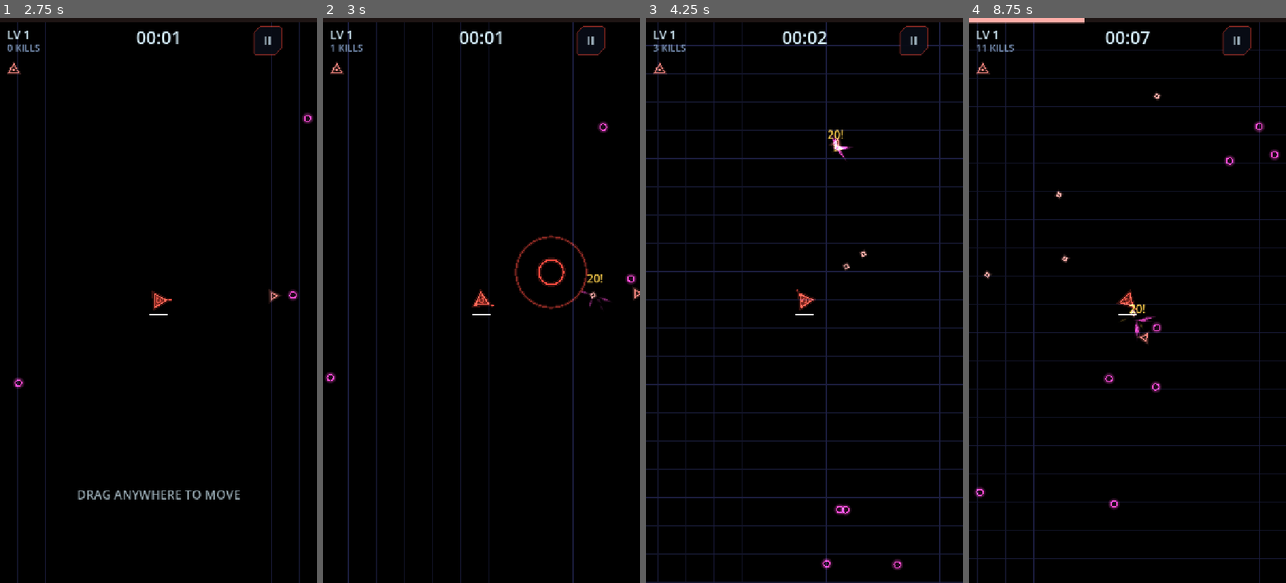
Above: before the commit, frames 1-4 (left to right).
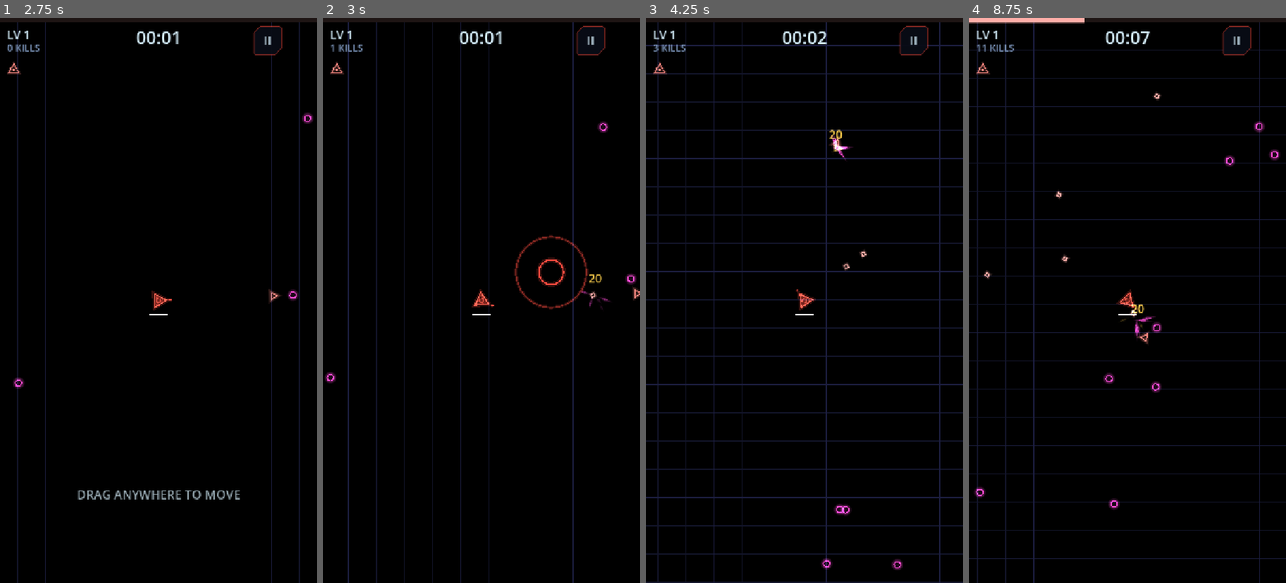
Above: after the commit, the same moments.

Repository: ganbay/geom-survivors
Game: Godot game, scene res://scenes/main.tscn
Same seed, same stepped clock (60 frames per second), same inputs: the game is played once before the commit and once after it.
Inputs (mouse positions are in pixels of both pictures, inside the frame that each line leads up to):
- Up to frame 1 (2.75 s): click "PLAY" at 0.5 s; click "II" at 1.25 s; click "RESUME" at 2 s
- Up to frame 2 (3 s): move the mouse to (551, 272) at 2.77 s; hold Right (ui_right) from 2.78 s (still down); click (551, 272) at 2.92 s
- Up to frame 3 (4.25 s): release Right (ui_right) at 3.5 s; drag from (741, 328) to (788, 413) at 3.52 s
- Up to frame 4 (8.75 s): move the mouse to (1159, 176) at 4.27 s; hold Right (ui_right) 4.28-5 s; drag from (1111, 413) to (1032, 215) at 5.02 s; move the mouse to (1222, 385) at 5.77 s; hold Left (ui_left) 5.78-6.5 s; drag from (1032, 215) to (1079, 159) at 6.52 s; move the mouse to (1143, 300) at 7.27 s; hold Down (ui_down) 7.28-8 s; click (1143, 300) at 7.42 s; drag from (1079, 159) to (1064, 328) at 8.02 s

Frame 1 is identical in both runs. In frame 2, less than 0.1% of the frame differs, in the area x 83-89%, y 45-47%; in frame 3, less than 0.1%; in frame 4, less than 0.1%, in the area x 50-56%, y 50-53%.

Commit message:
Rods base length 120; crit numbers without the exclamation mark

Diff:
--- a/src/core/fx.gd
+++ b/src/core/fx.gd
@@ -87,8 +87,7 @@
 		if not crit:
 			return
 		numbers.pop_front()
-	var text := str(maxi(1, roundi(amount)))
-	numbers.append([px + randf_range(-10.0, 10.0), py + randf_range(-6.0, 6.0), text + "!" if crit else text, crit, NUMBER_LIFE])
+	numbers.append([px + randf_range(-10.0, 10.0), py + randf_range(-6.0, 6.0), str(maxi(1, roundi(amount))), crit, NUMBER_LIFE])
 
 
 func ring(px: float, py: float, radius: float, c: Color, l: float, width := 3.0) -> void:
--- a/src/weapons/orbitals.gd
+++ b/src/weapons/orbitals.gd
@@ -4,7 +4,7 @@
 ## Level-10 forms: saturn = Saturn (outer rods spinning the other way) · aegis = Aegis (short rods that eat
 ##                 enemy bullets) · horizon = Event Horizon (rods drag enemies in).
 
-const LENGTH := 117.0
+const LENGTH := 120.0
 const HALF_WIDTH := 7.0
 
 var angle := 0.0
Not shown, changed: NOTES.md
